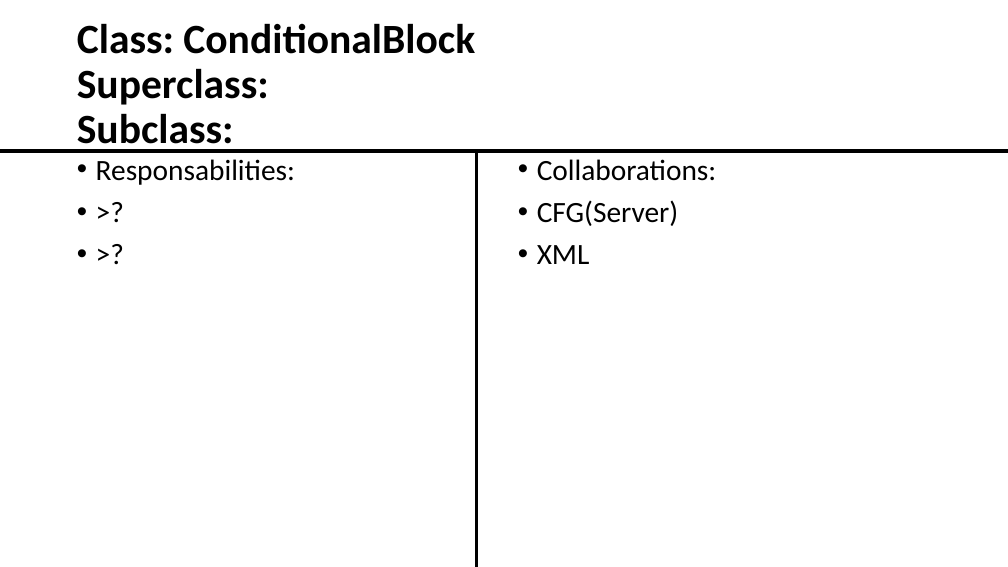
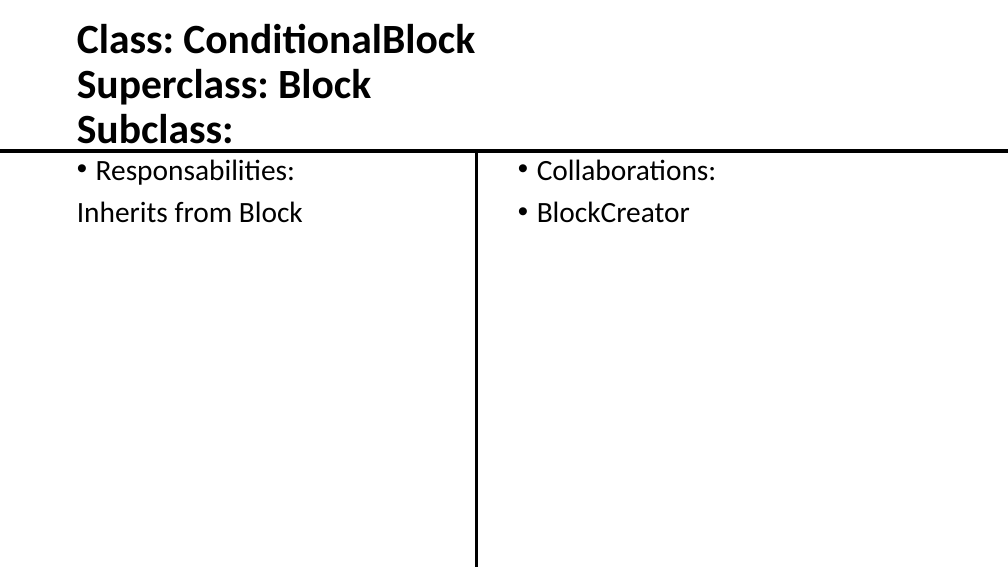
Before and after one commit to MartinDeliraGalvan/SoftwareConstructionRepo, a slide deck: slide 7 of Classes_IndexCards.pptx (slide 9 before the commit). Drawn at 1008x567 pixels with LibreOffice and Linux fonts; fonts in the diff are those of the drawing. Boxes give left, top, right and bottom in pixels: in the first picture for what was removed or moved away, otherwise in the second. Text is boxed around its words. In the diff, an @@ line names an element or a change of style, - is before the commit and + after.

```diff
--- a/Classes_IndexCards.pptx
+++ b/Classes_IndexCards.pptx
@@ title at [77,23,475,153]: text changed @@
-Class: ConditionalBlock
-Superclass:
-Subclass:
+Class: ConditionalBlock
+Superclass: Block
+Subclass:
@@ text at [77,201,303,223]: text changed @@
-• >?
-• >?
+Inherits from Block
@@ text at [537,201,690,223]: text changed @@
-• CFG(Server)
-• XML
+• BlockCreator
```
Also in this commit, not shown: 10 other slides changed, 1 slide removed.
